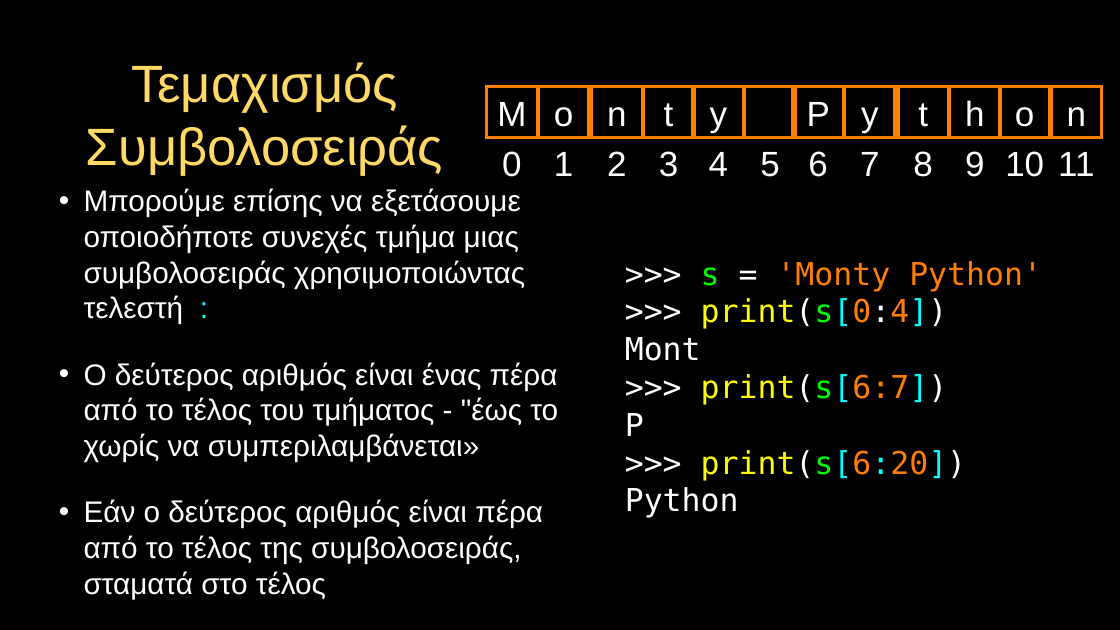
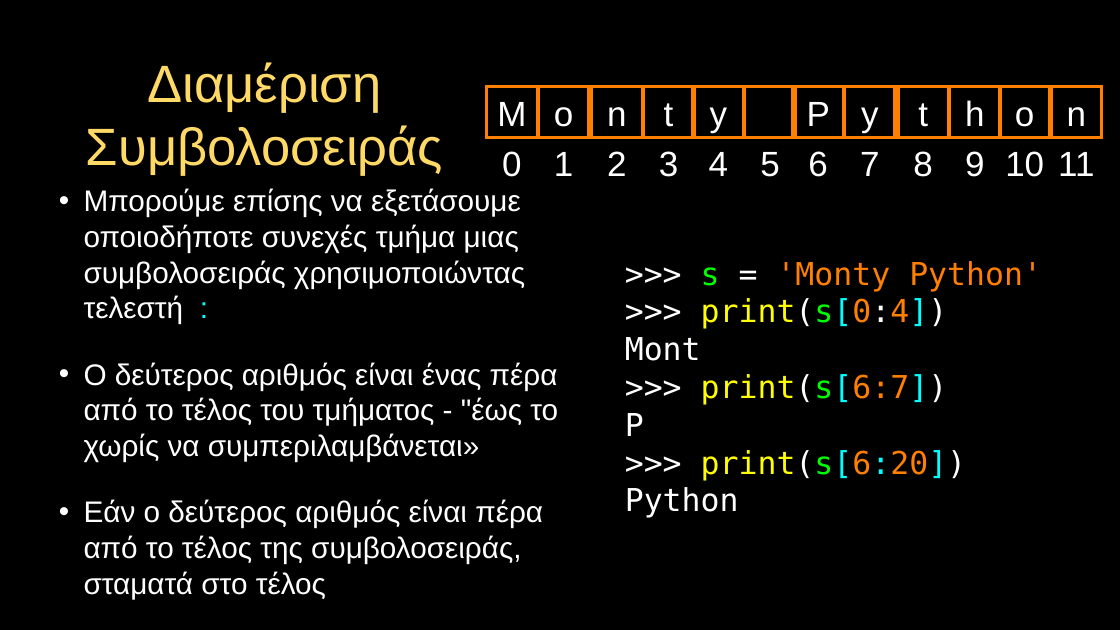
Before and after one commit to csev/py4e, a slide deck: slide 16 of lectures3/gr/Pythonlearn-06-Strings.pptx. Drawn at 1120x630 pixels with LibreOffice and Linux fonts; fonts in the diff are those of the drawing. Boxes give left, top, right and bottom in pixels: in the first picture for what was removed or moved away, otherwise in the second. Text is boxed around its words. In the diff, an @@ line names an element or a change of style, - is before the commit and + after.

```diff
--- a/lectures3/gr/Pythonlearn-06-Strings.pptx
+++ b/lectures3/gr/Pythonlearn-06-Strings.pptx
@@ title at bbox=[86, 62, 443, 176]: text changed @@
-Τεμαχισμός Συμβολοσειράς
+Διαμέριση Συμβολοσειράς
```
Also in this commit, not shown: 1 other slide changed.
